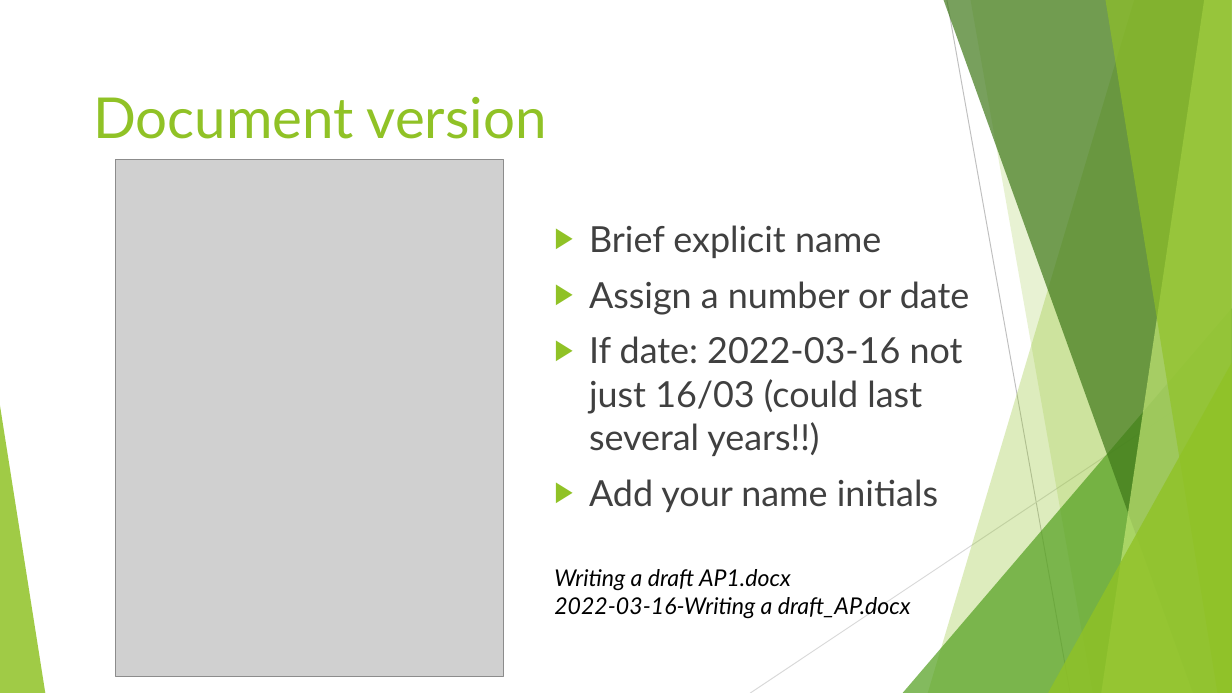
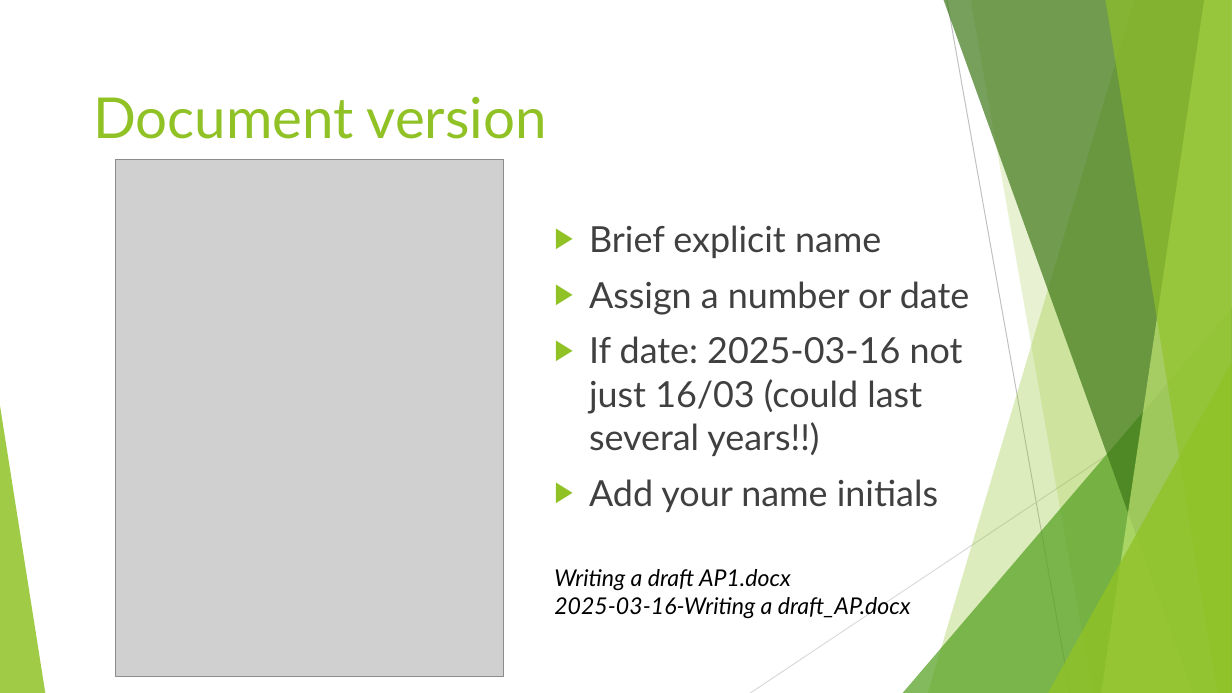
Before and after one commit to auponchon/Writing_a_draft, a slide deck: slide 3 of How to write a first draft.pptx. Drawn at 1232x693 pixels with LibreOffice and Linux fonts; fonts in the diff are those of the drawing; grey boxes stand for pictures. Boxes give left, top, right and bottom in pixels: in the first picture for what was removed or moved away, otherwise in the second. Text is boxed around its words. In the diff, an @@ line names an element or a change of style, - is before the commit and + after.

Commit message:
Update How to write a first draft.pptx
Typo correction

```diff
--- a/How to write a first draft.pptx
+++ b/How to write a first draft.pptx
@@ text at (589, 336, 963, 456): text changed @@
-▶ If date: 2022-03-16 not just 16/03 (could last several years!!)
+▶ If date: 2025-03-16 not just 16/03 (could last several years!!)
@@ text at (554, 597, 911, 619): text changed @@
-2022-03-16-Writing a draft_AP.docx
+2025-03-16-Writing a draft_AP.docx
```
Also in this commit, not shown: 3 other slides changed.
